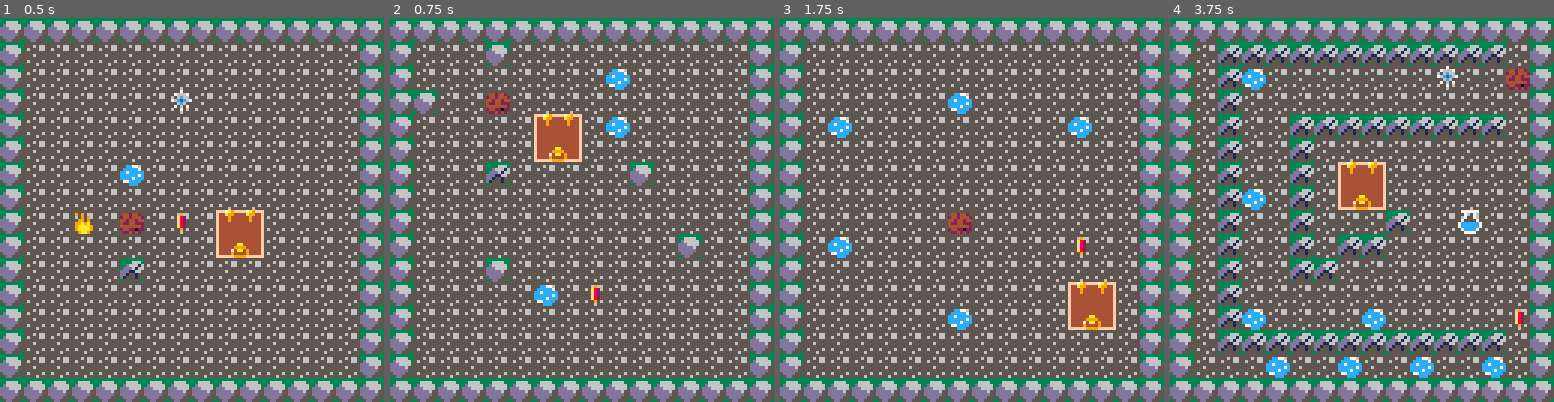
Above: before the commit, frames 1-4 (left to right).
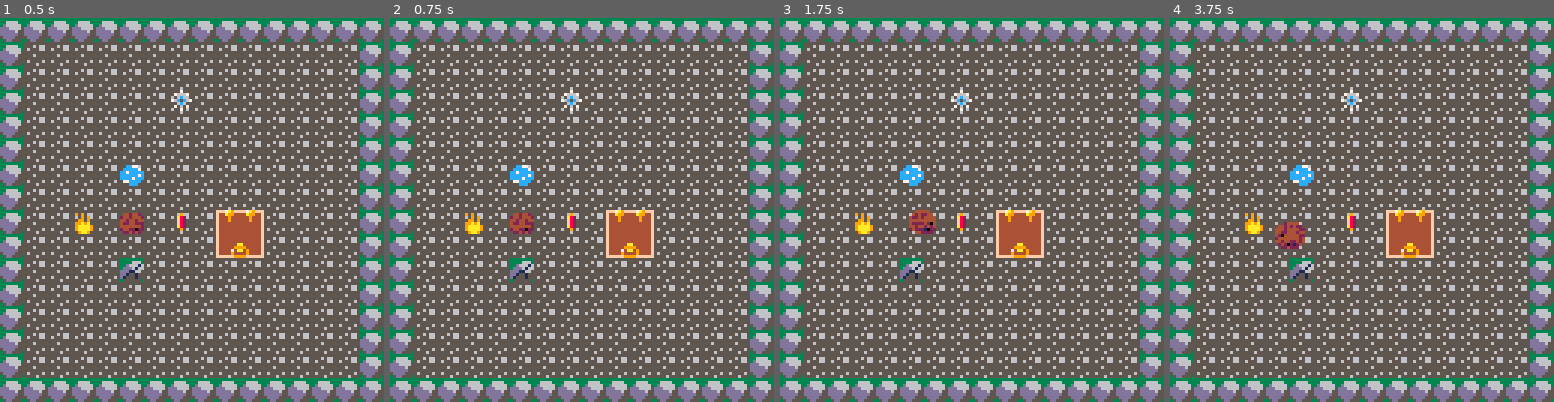
Above: after the commit, the same moments.

Repository: cassandra-largosa/Jelly-and-Jam
Game: PICO-8 cartridge jam.p8
The game is run twice, just before and just after one commit, with the same random seed, the same clock (stepped at 60 frames per second) and the same inputs.
Inputs:
- Up to frame 1 (0.5 s): tap X (X key) at 0.33 s
- Up to frame 2 (0.75 s): tap O (Z key) at 0.7 s
- Up to frame 3 (1.75 s): tap X (X key) at 1.07 s; hold Right from 1.6 s (still down); tap O (Z key) at 1.7 s
- Up to frame 4 (3.75 s): tap X (X key) at 1.85, 2.97 s; release Right at 2.1 s; tap O (Z key) every 0.4 s from 2.1 to 3.7 s; hold Up 2.15-2.42 s; hold Right 2.47-3.03 s; hold Left 3.08-3.58 s; hold Down from 3.63 s (still down)

Frame 1 is identical in both runs. In frame 2, 7.3% of the frame differs, in the area x 6-82%, y 6-75%; in frame 3, 5.9%; in frame 4, 22%, in the area x 12-94%, y 6-94%.

Commit message:
Removed level skip and set last level to 17

Diff:
--- a/jam.p8
+++ b/jam.p8
@@ -130,7 +130,7 @@
 
 --constants
 first_level = 0
-last_level = 31
+last_level = 17
 mud_speed = 4 --default mud step distance in pixels
 puddle_growth = -5 --amount to grow mud by when it steps in a puddle
 pebble_break_size = 16 --minimum mud size required to break a pebble
@@ -546,10 +546,10 @@
     end
 
     --debug skip level
-    if btnp(4) then
-        next_level()
-        return
-    end
+    --if btnp(4) then
+    --    next_level()
+    --    return
+    --end
 
     --if mud is not alive, then don't bother updating the game state
     if not mud.alive then return end
